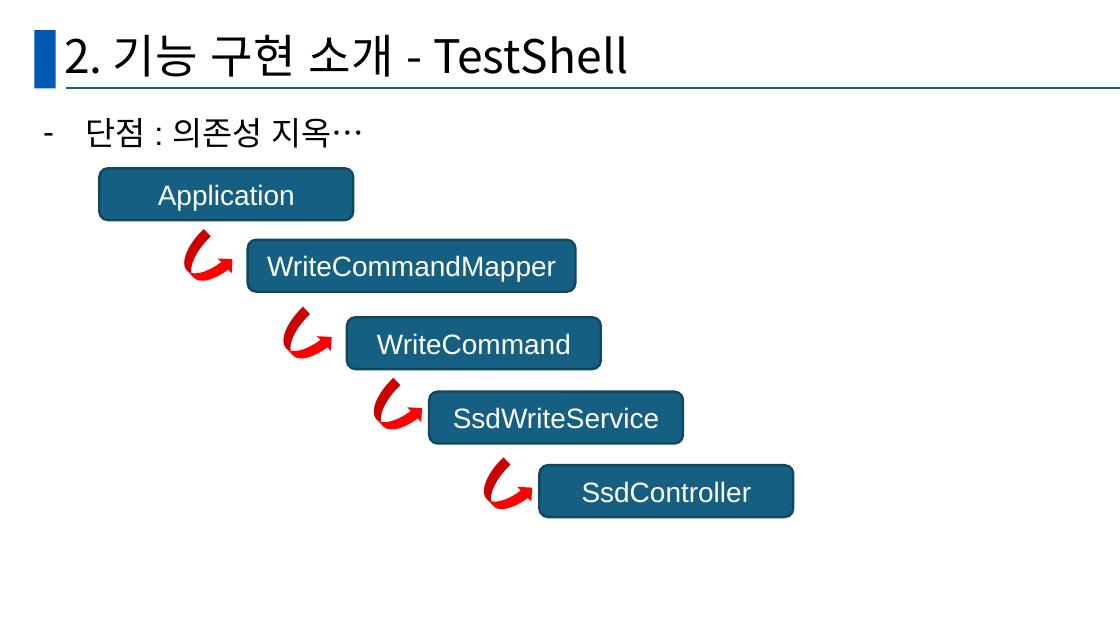
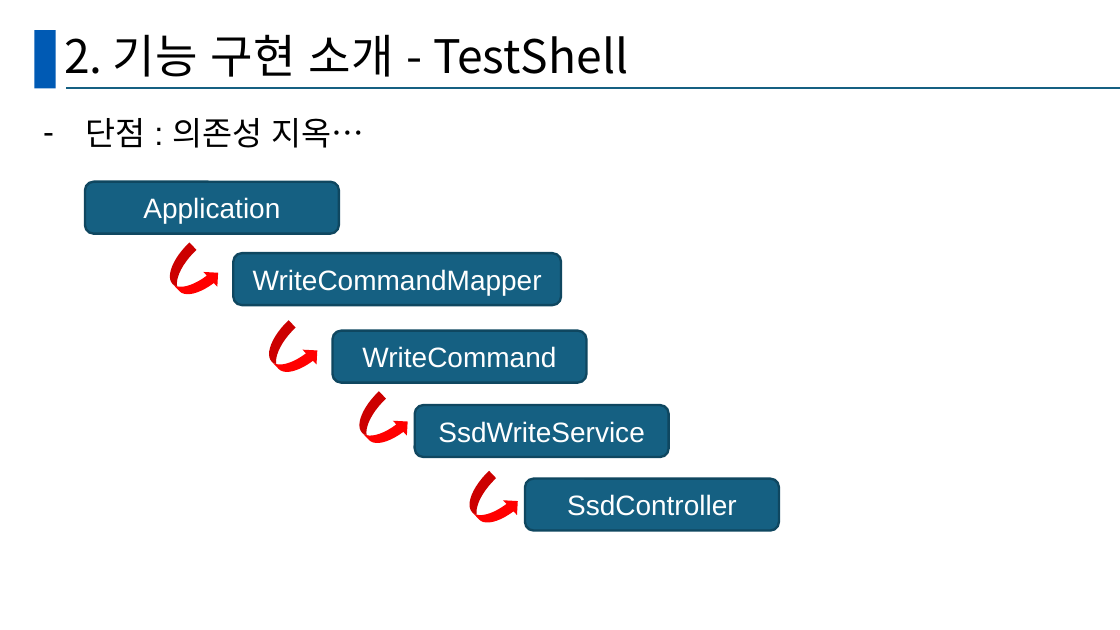
Before and after one commit to GanghyunLee/deep-dive-ssd, a slide deck: slide 17 of D조_DeepDive.pptx. Drawn at 1120x630 pixels with LibreOffice and Linux fonts; fonts in the diff are those of the drawing. Boxes give left, top, right and bottom in pixels: in the first picture for what was removed or moved away, otherwise in the second. Text is boxed around its words. In the diff, an @@ line names an element or a change of style, - is before the commit and + after.

```diff
--- a/D조_DeepDive.pptx
+++ b/D조_DeepDive.pptx
@@ 5 rounded rectangles, 4 curved right arrows: place and size @@
-5 rounded rectangles, 4 curved right arrows at bbox=[99, 168, 793, 524]
+5 rounded rectangles, 4 curved right arrows at bbox=[85, 181, 779, 537]
```
Also in this commit, not shown: 9 other slides changed, 1 slide added.
